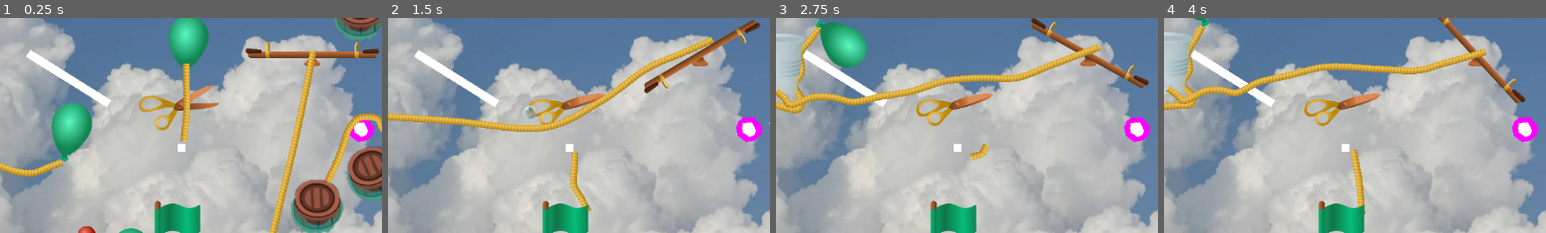
Above: before the commit, frames 1-4 (left to right).
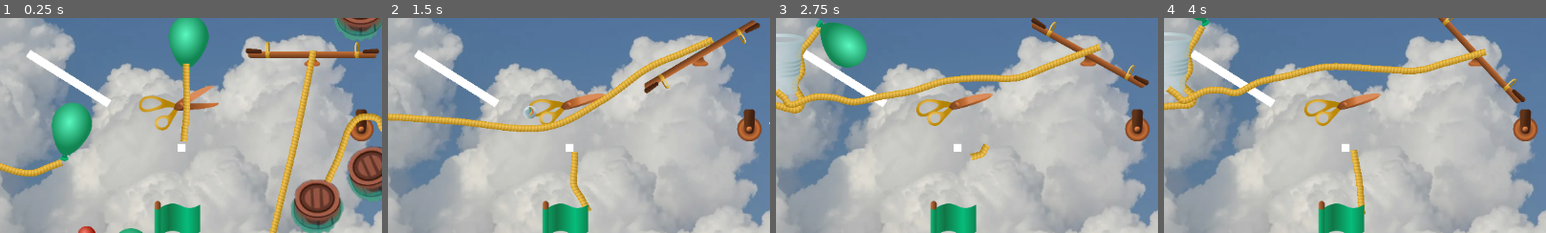
Above: after the commit, the same moments.

Repository: lechaosx/jam-at-fit-vol-2
Game: Godot game, scene res://world.tscn
Same seed, same stepped clock (60 frames per second), same inputs: the game is played once before the commit and once after it. This scene is started directly instead of the project's main scene. The engine's default icon, where the game draws it, is replaced by a stand-in: a white triangle on a blue panel in a dark square.
Inputs (mouse positions are % of the whole screen's width and height, from its top left):
- Up to frame 1 (0.25 s): no input
- Up to frame 2 (1.5 s): move the mouse to (72, 45) at 0.52 s; click (72, 45) at 0.67 s; move the mouse to (30, 55) at 1.27 s; click (30, 55) at 1.42 s
- Up to frame 3 (2.75 s): move the mouse to (60, 28) at 2.02 s; click (60, 28) at 2.17 s
- Up to frame 4 (4 s): move the mouse to (45, 70) at 2.77 s; click (45, 70) at 2.92 s; move the mouse to (80, 65) at 3.52 s; click (80, 65) at 3.67 s
The pictures show only the part of the screen within x 48-98%, y 28-78%; the shares and areas given below are measured in that part.

The runs differ from the first frame. In frame 1, 0.6% of the frame differs, in the area x 91-98%, y 42-58%; in frame 2, 0.7%; in frame 3, 0.7%; in frame 4, 0.7%.

Commit message:
Add pulley assets.

Diff:
--- a/godot/assets.svg
+++ b/godot/assets.svg
@@ -25,9 +25,9 @@
      inkscape:deskcolor="#d1d1d1"
      inkscape:document-units="mm"
      showgrid="false"
-     inkscape:zoom="5.656854"
-     inkscape:cx="651.42215"
-     inkscape:cy="277.36265"
+     inkscape:zoom="16"
+     inkscape:cx="150.5"
+     inkscape:cy="404.5625"
      inkscape:window-width="2880"
      inkscape:window-height="1676"
      inkscape:window-x="-12"
@@ -64,6 +64,20 @@
        id="guide62781"
        inkscape:locked="false" /></sodipodi:namedview><defs
      id="defs2"><linearGradient
+       inkscape:collect="always"
+       id="linearGradient9081"><stop
+         style="stop-color:#914f2b;stop-opacity:1;"
+         offset="0.38773149"
+         id="stop9073" /><stop
+         style="stop-color:#c87137;stop-opacity:1;"
+         offset="0.65845358"
+         id="stop9075" /><stop
+         style="stop-color:#914f2b;stop-opacity:1;"
+         offset="0.80202007"
+         id="stop9077" /><stop
+         style="stop-color:#60351a;stop-opacity:1;"
+         offset="1"
+         id="stop9079" /></linearGradient><linearGradient
        inkscape:collect="always"
        id="linearGradient1195"><stop
          style="stop-color:#914f2b;stop-opacity:1;"
@@ -2715,7 +2729,35 @@
        y1="74.066795"
        x2="145.17613"
        y2="76.492836"
-       gradientTransform="matrix(1.7450269,0,0,1.7450269,-76.295547,-59.078655)" /></defs><g
+       gradientTransform="matrix(1.7450269,0,0,1.7450269,-76.295547,-59.078655)" /><radialGradient
+       inkscape:collect="always"
+       xlink:href="#linearGradient9081"
+       id="radialGradient9071"
+       cx="33.709572"
+       cy="110.85216"
+       fx="33.709572"
+       fy="110.85216"
+       r="2.8360028"
+       gradientUnits="userSpaceOnUse"
+       gradientTransform="matrix(2.1668219,0,0,2.1109657,-29.674594,-123.60899)" /><linearGradient
+       inkscape:collect="always"
+       xlink:href="#linearGradient5569"
+       id="linearGradient9116"
+       gradientUnits="userSpaceOnUse"
+       gradientTransform="matrix(1.4596412,0,0,1.4596412,-23.599498,52.947188)"
+       x1="45.631348"
+       y1="39.029053"
+       x2="46.20116"
+       y2="39.939579" /><linearGradient
+       inkscape:collect="always"
+       xlink:href="#linearGradient59804"
+       id="linearGradient9121"
+       gradientUnits="userSpaceOnUse"
+       x1="50.547451"
+       y1="125.77462"
+       x2="50.314472"
+       y2="123.7614"
+       gradientTransform="matrix(0,1,1,0,-81.384499,55.83993)" /></defs><g
      inkscape:label="Layer 1"
      inkscape:groupmode="layer"
      id="layer1"><rect
@@ -3869,4 +3911,18 @@
        id="path6837"
        style="fill:url(#radialGradient6839);fill-opacity:1;stroke-width:1.38512;stroke-linecap:square;stroke-linejoin:round"
        d="m 170.94136,74.939102 h 1.52704 c 0.46973,0 0.44425,0.366861 0.96668,0.578688 0.5224,0.211827 1.5927,0.26862  …(362 unchanged characters)…
-       sodipodi:nodetypes="ssscssssssssss" /></g></svg>
+       sodipodi:nodetypes="ssscssssssssss" /><circle
+       style="fill:url(#radialGradient9071);fill-opacity:1;stroke-width:1.53623;stroke-linecap:square;stroke-linejoin:round"
+       id="path9063"
+       cx="43.368046"
+       cy="110.39611"
+       r="5.488821" /><path
+       id="path9119"
+       style="opacity:1;fill:url(#linearGradient9121);fill-opacity:1;stroke-width:0.799999;stroke-linecap:square;stroke-linejoin:round"
+       d="m 45.910728,102.87792 c 0,-0.74341 -0.680552,-1.34995 -1.421028,-1.38311 -0.02118,-9.5e-4 -2.159077,-0.001 -2.180337,-0.001 -0.76466,0 -1.484,0.61988 -1.484,1.38454 l 0.378354,7.61129 c 0,1.23076 0.916445,2.06485 2.226401,2.08936 1.309957,0.0245 2.130165,-0.82017 2.130165,-2.08919 z"
+       sodipodi:nodetypes="cssccccc" /><circle
+       style="fill:url(#linearGradient9116);fill-opacity:1;stroke:none;stroke-width:1.15859;stroke-linecap:square;stroke-linejoin:round"
+       id="circle54740-0"
+       cx="43.368046"
+       cy="110.39611"
+       r="1.2310021" /></g></svg>
--- a/godot/pulley.tscn
+++ b/godot/pulley.tscn
@@ -1,19 +1,20 @@
-[gd_scene load_steps=2 format=3 uid="uid://de181pepln0n"]
+[gd_scene load_steps=4 format=3 uid="uid://de181pepln0n"]
+
+[ext_resource type="Texture2D" uid="uid://bevmvv2e0e3x4" path="res://assets.svg" id="1_c6t76"]
+
+[sub_resource type="AtlasTexture" id="AtlasTexture_y5vpa"]
+atlas = ExtResource("1_c6t76")
+region = Rect2(428.67493, 1149.8145, 126.5094, 165.39844)
 
 [sub_resource type="CircleShape2D" id="CircleShape2D_medbi"]
 radius = 14.56022
 
 [node name="Pulley" type="StaticBody2D"]
 
+[node name="Sprite2D" type="Sprite2D" parent="."]
+position = Vector2(0, -6)
+scale = Vector2(0.29761904, 0.29761901)
+texture = SubResource("AtlasTexture_y5vpa")
+
 [node name="CollisionShape2D" type="CollisionShape2D" parent="."]
 shape = SubResource("CircleShape2D_medbi")
-
-[node name="Polygon2D" type="Polygon2D" parent="."]
-scale = Vector2(0.3884599, 0.37649217)
-color = Color(1, 0, 1, 1)
-polygon = PackedVector2Array(-22, -47, 19, -48, 50, -10, 50, 16, 22, 45, -13, 51, -46, 25, -51, -7, -43, -31)
-
-[node name="Polygon2D2" type="Polygon2D" parent="."]
-position = Vector2(0, 2)
-scale = Vector2(0.33870968, 0.33870968)
-polygon = PackedVector2Array(-29, -32, 11, -37, 22, -18, 30, 3, 21, 21, 1, 29, -29, 8, -32, -9)
